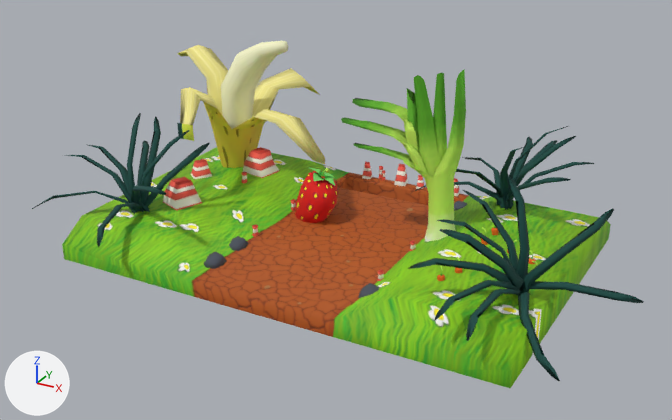
Two versions of the FBX model Assets/Meshes/Mesh_opérationnel/D_block_05.FBX, one commit apart.
The view is the same before and after, from a 50 mm camera at (7.89, -14.62, 7.77) aimed at (-0.23, 0.15, 0.39). The lights are fixed; the arrows at lower left show +X, +Y and +Z. Where no turn or scale is listed for an object, it has been applied to the vertices. Vertices at the same position are counted once.

Objects in the first picture: 'sol'.
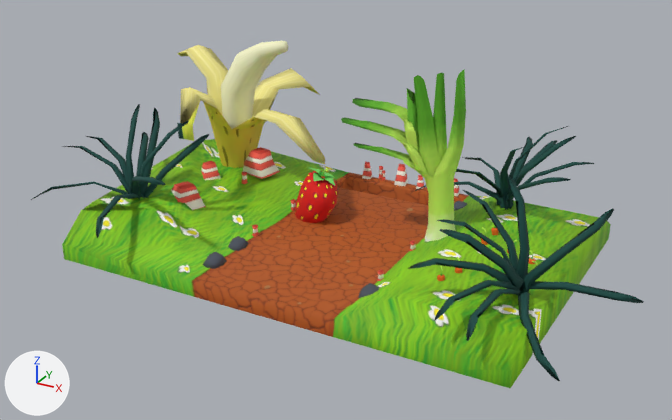
Pixel boxes (x1, y1, x2, y2) of what changed, in the pictures (672 x 420 px; the box of a moved part takes in the faces that stretch with it):
'sol', reshaped
    before: (32, 41, 644, 388)
    after: (31, 41, 644, 388)
part 1 of me_mesh, moved or reshaped
    before: (144, 143, 210, 208)
    after: (130, 176, 165, 199)
part 2 of me_mesh, added
    after: (31, 182, 130, 200)
part 3 of me_mesh, added (cyan)
    after: (126, 104, 145, 198)
part 4 of me_mesh, added
    after: (136, 132, 149, 176)
part 5 of me_mesh, added
    after: (86, 136, 130, 190)
part 6 of me_mesh, added
    after: (96, 193, 140, 238)
part 7 of me_mesh, added
    after: (61, 146, 130, 194)
part 8 of me_mesh, added
    after: (137, 121, 189, 198)
part 9 of me_mesh, added (cyan)
    after: (143, 134, 209, 198)
part 10 of me_mesh, added (cyan)
    after: (140, 108, 160, 195)
part 11 of me_mesh, moved or reshaped
    before: (163, 177, 202, 211)
    after: (171, 181, 206, 210)
part 12 of me_mesh, moved or reshaped
    before: (191, 159, 212, 179)
    after: (201, 161, 221, 180)
part 13 of me_mesh, deleted (cyan)
    before: (32, 113, 206, 247)
part 14 of me_mesh, moved or reshaped
    before: (63, 147, 347, 280)
    after: (63, 139, 347, 280)
part 15 of me_mesh, surface changed
    both: (187, 101, 200, 126)

Patch to the scene script:
```diff
--- a/Assets/Meshes/Mesh_opérationnel/D_block_05.FBX.py
+++ b/Assets/Meshes/Mesh_opérationnel/D_block_05.FBX.py
@@ me_mesh @@
-me_mesh.from_pydata(...)  # 2649 vertices, 4362 faces; spans x -5.63..5.94, y -3.51..3.8, z -3.47..3.39
+me_mesh.from_pydata(...)  # 2598 vertices, 4354 faces; spans x -5.63..5.94, y -3.51..3.8, z -3.47..3.39
+# me_mesh part 1: the loose piece of 28 vertices spanning x -3.71..-2.89, y -1.62..-0.25, z 0.05..1.46 is multiplied about its middle by the matrix ((-0.1, 0.974, 0.204), (-0.995, -0.093, -0.044), (-0.024, -0.208, 0.978)), then moved by (0.34, -1.2, 0.24), in mat_material__25 (picture img_atlasbase_tga)
+# me_mesh part 2: the loose piece of 28 vertices spanning x -3.71..-2.89, y -1.62..-0.25, z 0.05..1.46 is copied, and the copy is multiplied about its middle by the matrix ((-0.904, -0.232, -0.36), (0.364, -0.858, -0.362), (-0.225, -0.458, 0.86)), then moved by (-1.02, -1.46, -0.13), in mat_material__25 (picture img_atlasbase_tga); it spans x -5.08..-3.58, y -3.11..-1.64, z 0.38..1.01
+# me_mesh part 3: the loose piece of 28 vertices spanning x -3.71..-2.89, y -1.62..-0.25, z 0.05..1.46 is copied, and the copy is multiplied about its middle by the matrix ((0.734, -0.286, -0.615), (0.094, 0.941, -0.325), (0.672, 0.181, 0.718)), then moved by (-0.61, -0.24, 0.57), in mat_material__25 (picture img_atlasbase_tga); it spans x -4.28..-3.45, y -1.76..-0.72, z 0.45..2.2
+# me_mesh part 4: the loose piece of 28 vertices spanning x -3.71..-2.89, y -1.62..-0.25, z 0.05..1.46 is copied, and the copy is multiplied about its middle by the matrix ((0.611, -0.63, -0.48), (0.706, 0.707, -0.03), (0.358, -0.321, 0.877)), then moved by (-0.79, -0.02, 0.12), in mat_material__25 (picture img_atlasbase_tga); it spans x -4.64..-3.46, y -1.65..-0.22, z 0.31..1.46
+# me_mesh part 5: the loose piece of 28 vertices spanning x -3.71..-2.89, y -1.62..-0.25, z 0.05..1.46 is copied, and the copy is multiplied about its middle by the matrix ((-0.034, -0.959, -0.282), (0.974, 0.031, -0.224), (0.223, -0.282, 0.933)), then moved by (-1.2, -0.5, 0.19), in mat_material__25 (picture img_atlasbase_tga); it spans x -5.37..-3.64, y -1.73..-1.17, z 0.38..1.53
+# me_mesh part 6: the loose piece of 28 vertices spanning x -3.71..-2.89, y -1.62..-0.25, z 0.05..1.46 is copied, and the copy is multiplied about its middle by the matrix ((-0.772, 0.454, 0.444), (-0.633, -0.613, -0.474), (0.057, -0.647, 0.761)), then moved by (-0.1, -1.58, -0.21), in mat_material__25 (picture img_atlasbase_tga); it spans x -3.85..-3.06, y -3.51..-1.57, z 0.37..0.98
+# me_mesh part 7: the loose piece of 28 vertices spanning x -3.71..-2.89, y -1.62..-0.25, z 0.05..1.46 is copied, and the copy is multiplied about its middle by the matrix ((-0.375, -0.912, -0.167), (0.899, -0.314, -0.305), (0.226, -0.264, 0.938)), then moved by (-1.25, -0.79, 0.13), in mat_material__25 (picture img_atlasbase_tga); it spans x -5.43..-3.7, y -1.83..-1.5, z 0.3..1.48
+# me_mesh part 8: the loose piece of 28 vertices spanning x -3.71..-2.89, y -1.62..-0.25, z 0.05..1.46 is copied, and the copy is multiplied about its middle by the matrix ((0.756, 0.555, -0.348), (-0.612, 0.788, -0.073), (0.234, 0.268, 0.935)), then moved by (0.12, -0.41, 0.51), in mat_material__25 (picture img_atlasbase_tga); it spans x -3.7..-2.76, y -1.76..-1.08, z 0.36..2.19
+# me_mesh part 9: the loose piece of 28 vertices spanning x -3.71..-2.89, y -1.62..-0.25, z 0.05..1.46 is copied, and the copy is moved by (0.0, 0.0, 0.19), in mat_material__25 (picture img_atlasbase_tga); it spans x -3.71..-2.89, y -1.62..-0.25, z 0.23..1.65
+# me_mesh part 10: the loose piece of 28 vertices spanning x -3.71..-2.89, y -1.62..-0.25, z 0.05..1.46 is copied, and the copy is multiplied about its middle by the matrix ((0.747, -0.665, 0.004), (0.639, 0.716, -0.28), (0.183, 0.212, 0.96)), then moved by (-0.56, -0.11, 0.46), in mat_material__25 (picture img_atlasbase_tga); it spans x -4.05..-3.52, y -1.65..-0.5, z 0.35..2.1
+# me_mesh part 11: the loose piece of 12 vertices spanning x -3.55..-2.8, y -1.32..-0.54, z 0.33..0.83 is moved by (0.08, 0.0, -0.08)
+# me_mesh part 12: the loose piece of 8 vertices spanning x -3.97..-3.49, y 0.21..0.71, z 0.33..0.69 is moved by (0.22, 0.0, 0.0)
+# me_mesh part 13: 24 loose pieces with 305 vertices, spanning x -5.43..-2.19, y -3.51..-0.22, z 0.11..2.01, are deleted
+# me_mesh part 14: 1 vertex moved from x -2.2, y 2.4, z 0.34 to x -2.21, y 2.4, z 0.22; 3 vertices removed from x -4.5..-2.2, y -2.4..2.4, z 0.34; 6 vertices added at x -4.49..-2.21, y -2.4..2.4, z 0.22..0.84
+# me_mesh part 15: 1 kept faces spanning x -3.31..-3.06, y -0.61..0.04, z 1.88..2.23 get new texture (UV) coordinates
 me_mesh.materials.append(mat_material__25)
```
